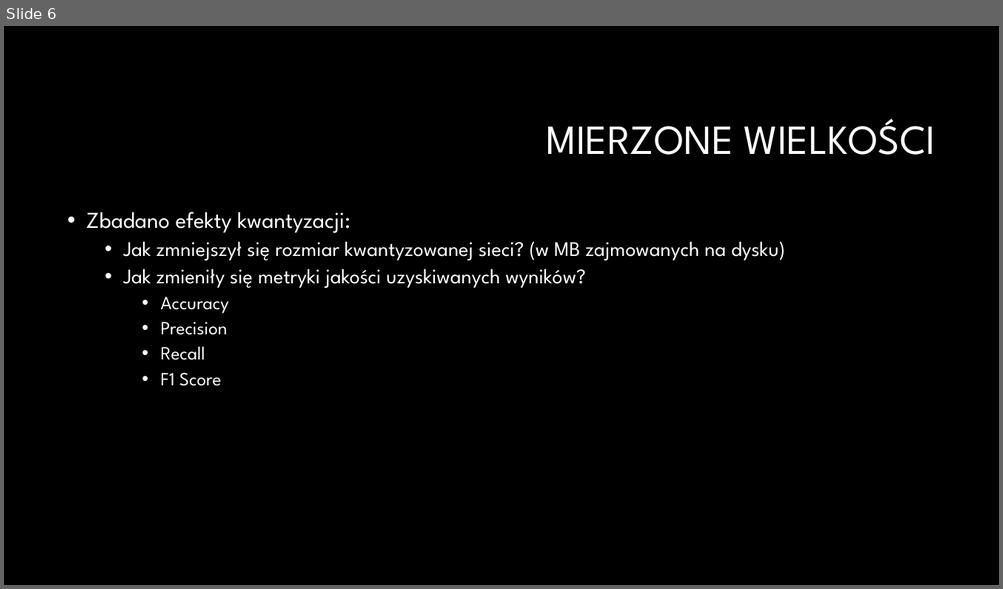
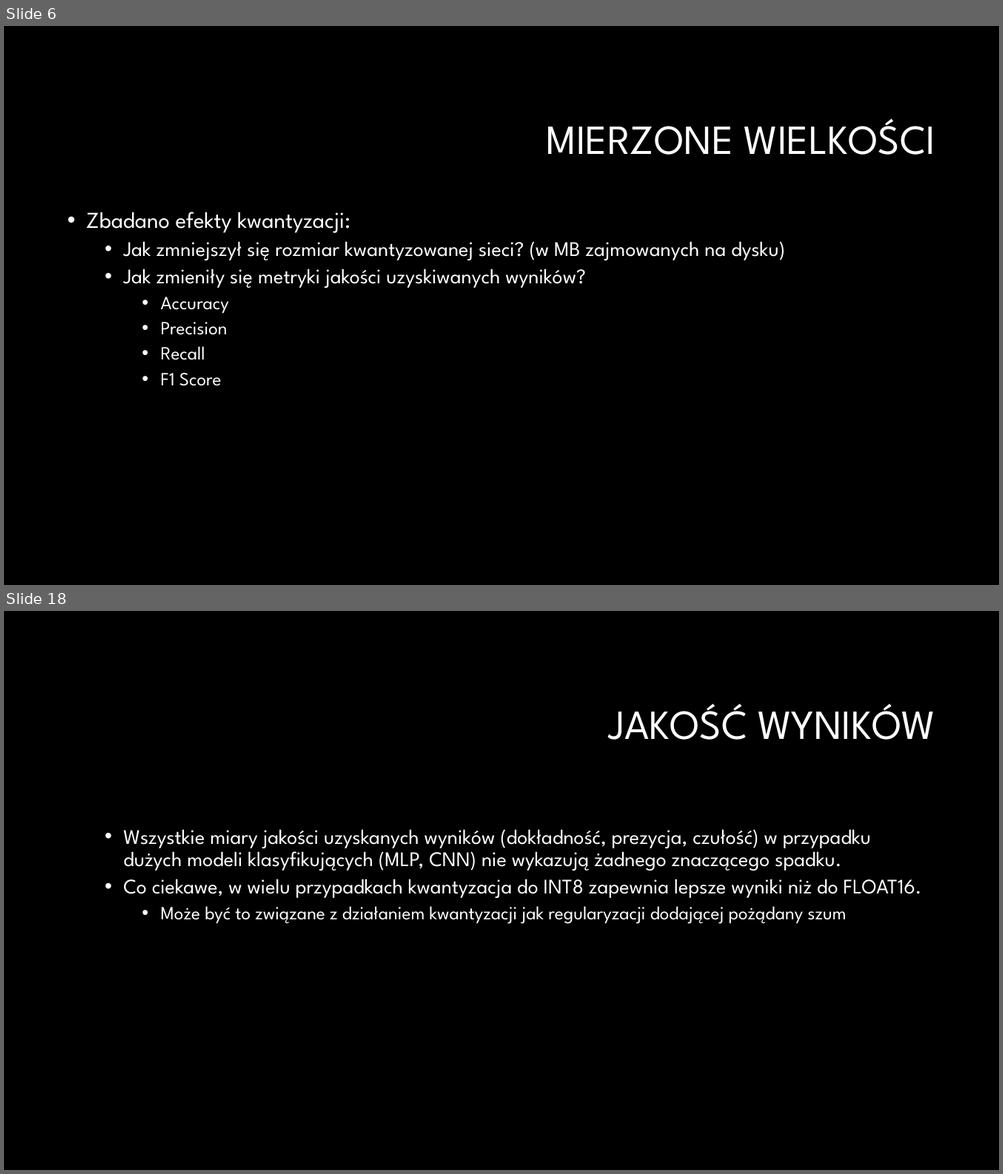
Before and after one commit to Krzysztof122/snn-quantization-performance-impact, a slide deck: Kwantyzacja.pptx. Shown one above the other, each under a label of ours: slide 6 before the commit, slides 6 and 18 after it; the slides between them are not shown. The pictures are 1003x589 and 1003x1174 pixels, drawn with LibreOffice and Linux fonts; fonts in the diff are those of the drawing; background and template pictures are left out. Boxes give left, top, right and bottom in pixels: in the first picture for what was removed or moved away, otherwise in the second. Text is boxed around its words. In the diff, an @@ line names an element or a change of style, - is before the commit and + after.

```diff
--- a/Kwantyzacja.pptx
+++ b/Kwantyzacja.pptx
@@ slide 18 added at (4, 611, 999, 1170), background #000000 @@
@@ title added at (609, 703, 935, 740), 40 pt, text #FFFFFF @@
+JAKOŚĆ WYNIKÓW
@@ text added at (123, 829, 922, 924), 20 pt, text #FFFFFF @@
+  • Wszystkie miary jakości uzyskanych wyników (dokładność, prezycja, czułość) w przypadku dużych modeli klasyfikujących (MLP, CNN) nie wykazują żadnego znaczącego spadku.
+  • Co ciekawe, w wielu przypadkach kwantyzacja do INT8 zapewnia lepsze wyniki niż do FLOAT16.
+    • Może być to związane z działaniem kwantyzacji jak regularyzacji dodającej pożądany szum
```
Also in this commit, not shown: 16 other slides added, 39 other files.
